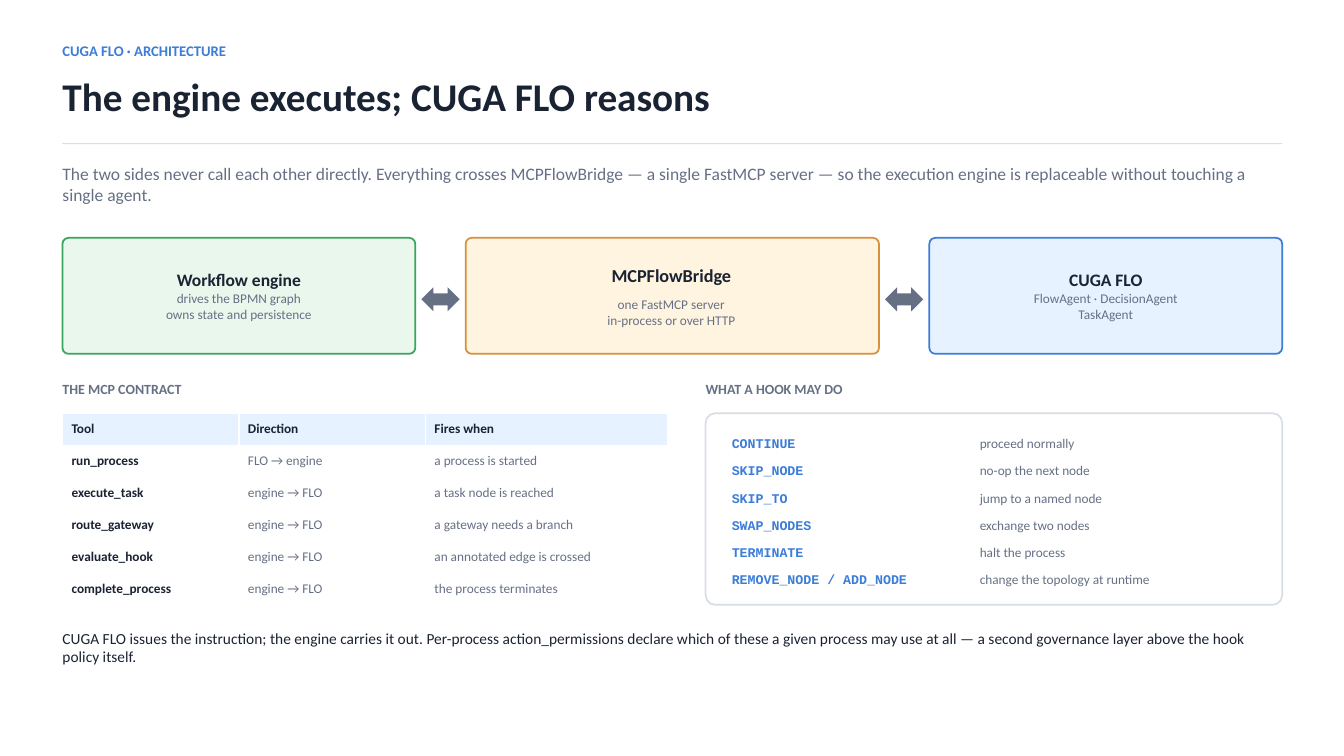
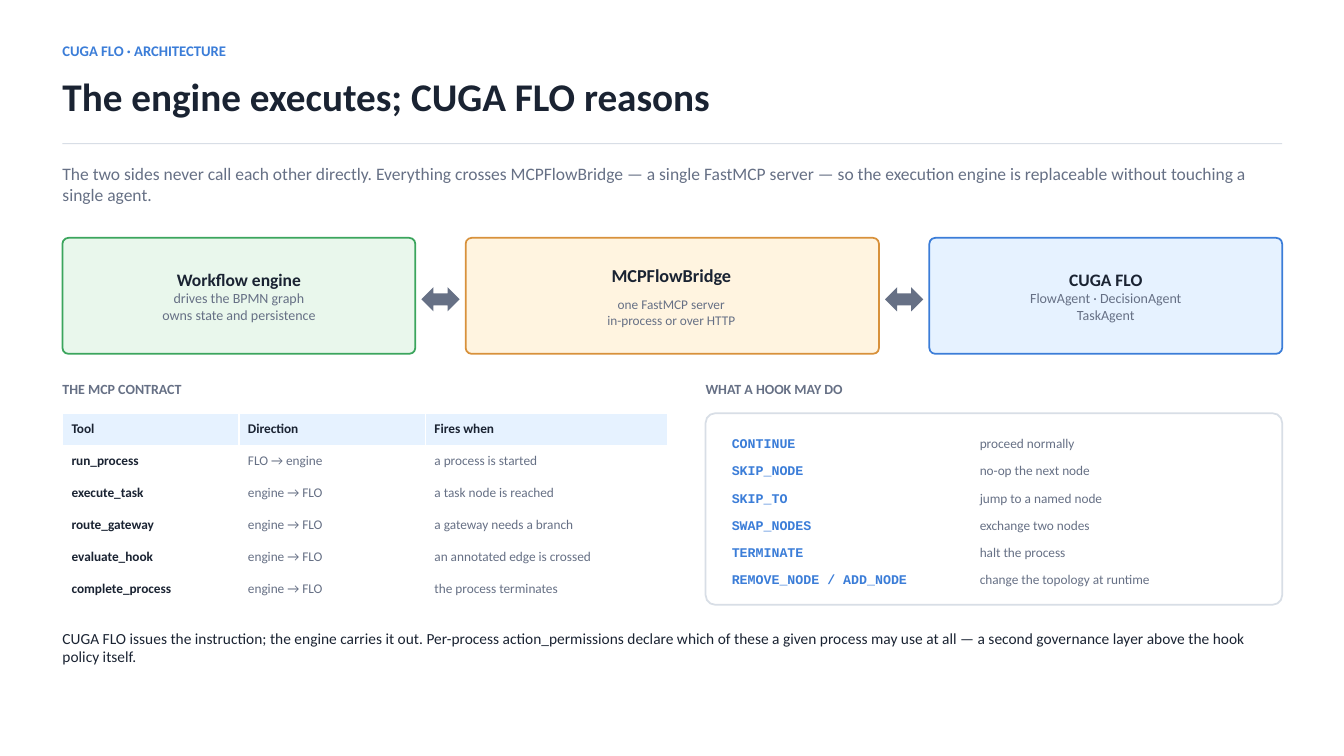
Before and after one commit to cuga-project/cuga-flo, a slide deck: slide 2 of docs/diagrams/cuga-flo-overview.pptx. Drawn at 1344x756 pixels with LibreOffice and Linux fonts; fonts in the diff are those of the drawing. Boxes give left, top, right and bottom in pixels: in the first picture for what was removed or moved away, otherwise in the second. Text is boxed around its words. In the diff, an @@ line names an element or a change of style, - is before the commit and + after.

```diff
--- a/docs/diagrams/cuga-flo-overview.pptx
+++ b/docs/diagrams/cuga-flo-overview.pptx
@@ text in rounded rectangle at box(162, 293, 316, 322): size 9.5 to 10 pt in "drives the BPMN graph owns state and ..." @@
@@ text in rounded rectangle at box(1030, 293, 1181, 323): size 9.5 to 10 pt in "FlowAgent · DecisionAgent TaskAgent" @@
```
Also in this commit, not shown: 1 other slide changed.
